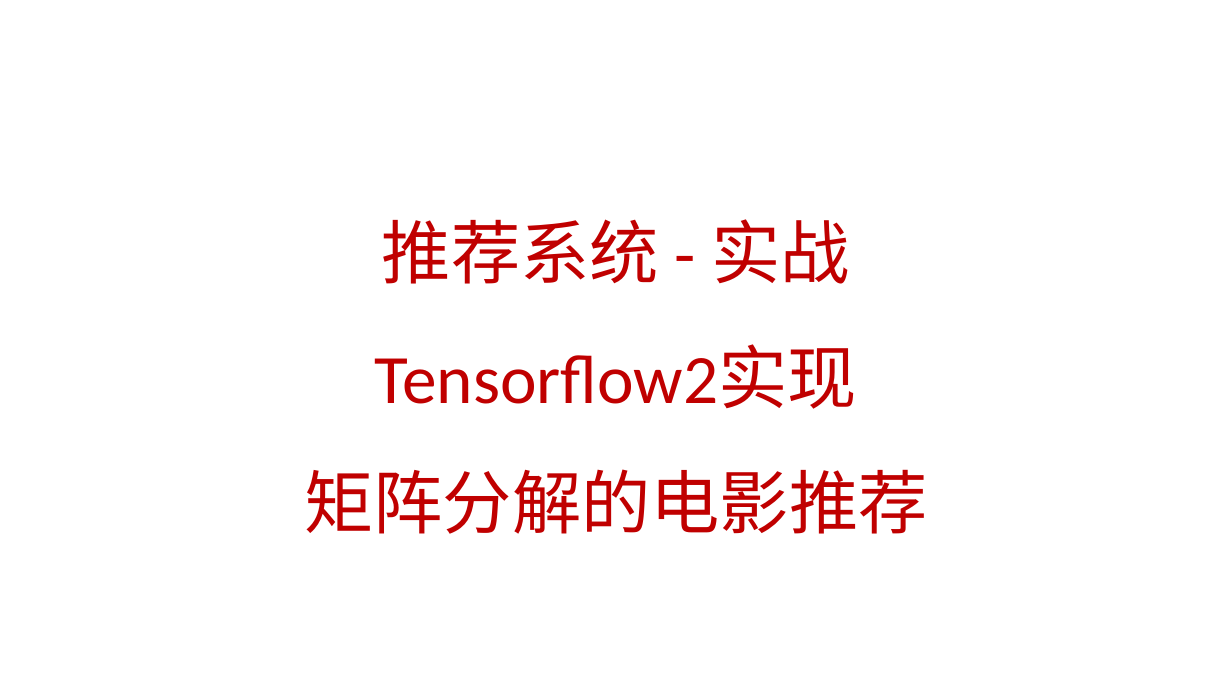
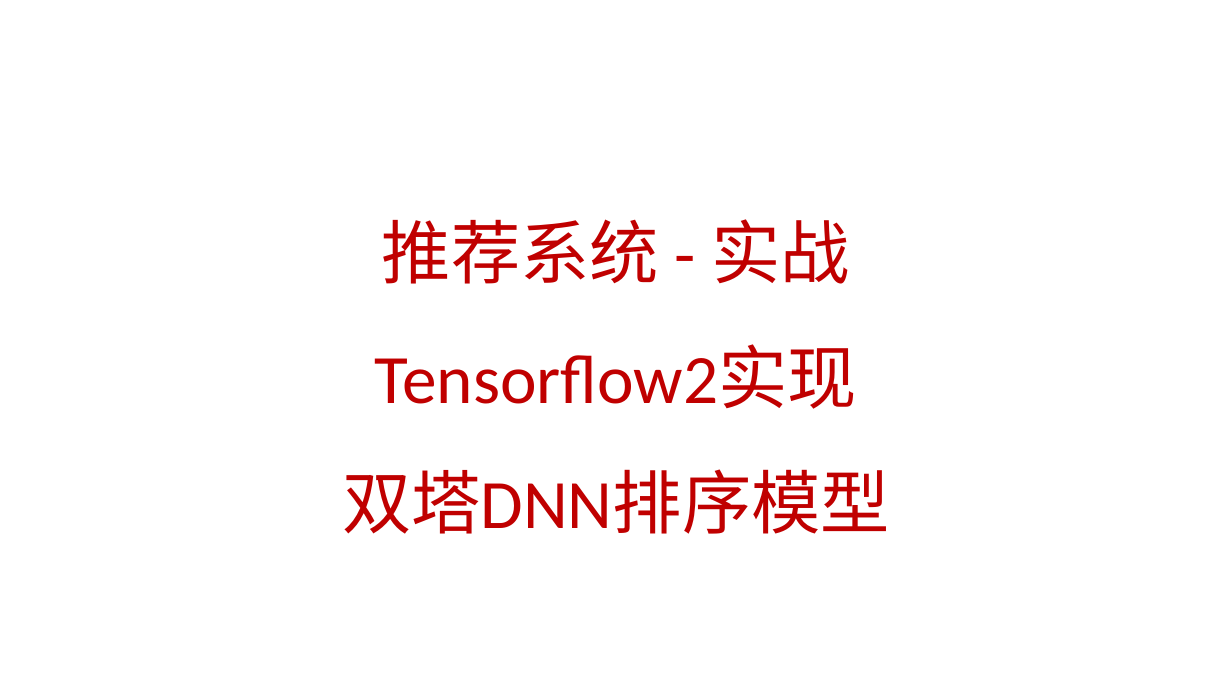
Before and after one commit to peiss/ant-learn-recsys, a slide deck: slide 73 of 推荐系统系列.pptx. Drawn at 1232x693 pixels with LibreOffice and Linux fonts; fonts in the diff are those of the drawing. Boxes give left, top, right and bottom in pixels: in the first picture for what was removed or moved away, otherwise in the second. Text is boxed around its words. In the diff, an @@ line names an element or a change of style, - is before the commit and + after.

Commit message:
'xx'

```diff
--- a/推荐系统系列.pptx
+++ b/推荐系统系列.pptx
@@ title at (x1=342, y1=219, x2=890, y2=534): text changed @@
-推荐系统 - 实战
-Tensorflow2实现
-矩阵分解的电影推荐
+推荐系统 - 实战
+Tensorflow2实现
+双塔DNN排序模型
```
Also in this commit, not shown: 2 slides added.
